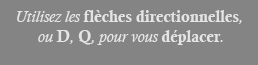
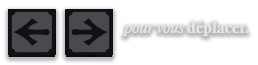
Before/after of a 258 × 65 layered artwork. What changed in the layer stack:
added layer "Bouton_fleche_gauche" above "Bouton_fleche_droite" over [65,9,113,57]
added layer "Bouton_fleche_droite" above "Version_mobile" over [8,9,56,57]
added group "Version_mobile" with 1 layers above "Version_clavier" over [122,21,248,36]
added layer "pour vous déplacer." in group "Version_mobile" over [122,21,248,36]
hid group "Version_clavier" (5 layers) over [0,10,258,65]
hid "Arrière-plan" over [0,0,258,65]
